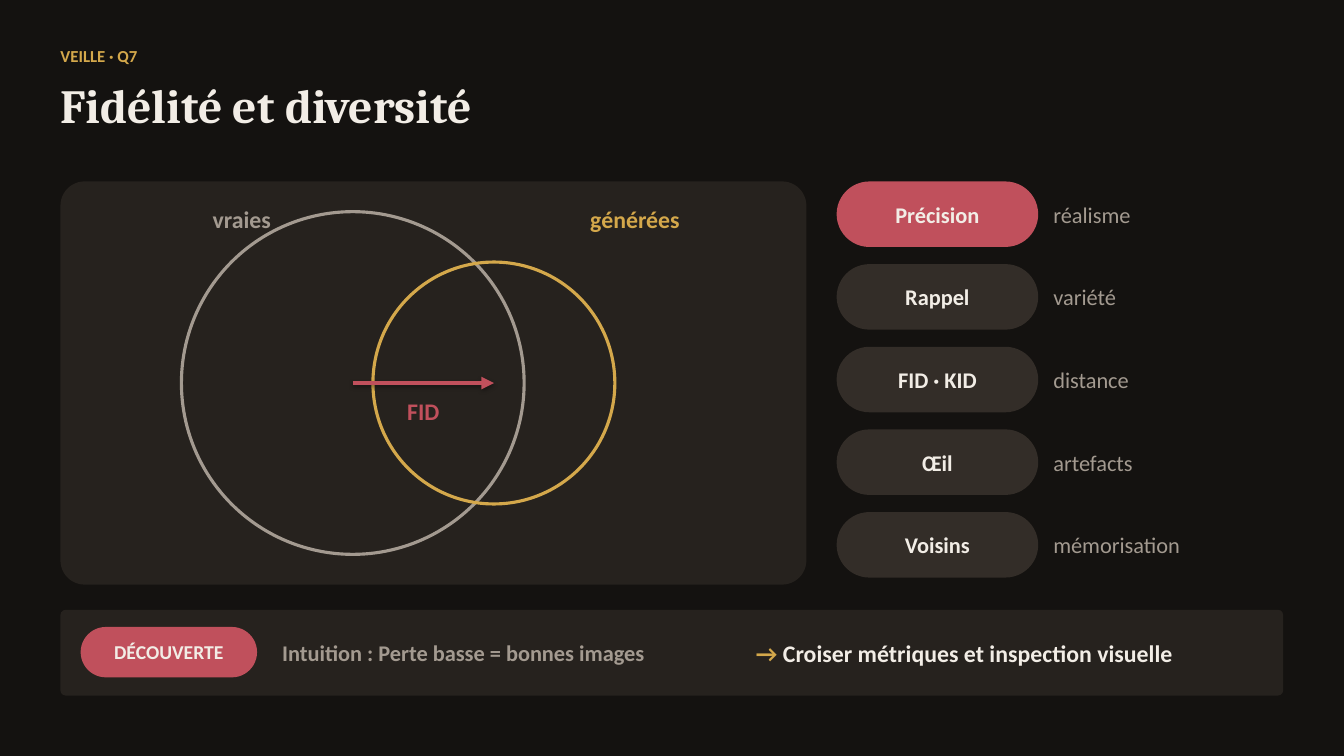
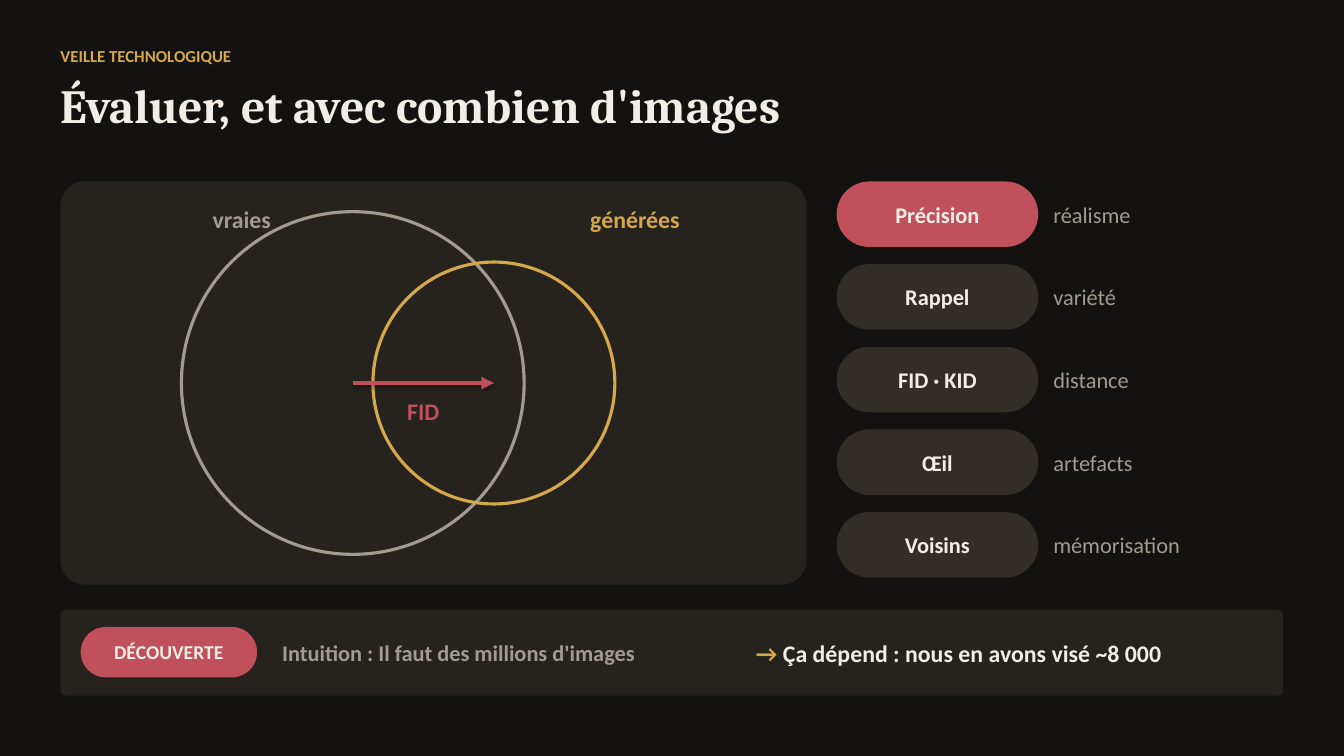
Before and after one commit to KAHINA-ABBAD/ganisme, a slide deck: slide 6 of reports/presentation/GANisme_sombre.pptx (slide 8 before the commit). Drawn at 1344x756 pixels with LibreOffice and Linux fonts; fonts in the diff are those of the drawing. Boxes give left, top, right and bottom in pixels: in the first picture for what was removed or moved away, otherwise in the second. Text is boxed around its words. In the diff, an @@ line names an element or a change of style, - is before the commit and + after.

```diff
--- a/reports/presentation/GANisme_sombre.pptx
+++ b/reports/presentation/GANisme_sombre.pptx
@@ text at (60, 51, 231, 64): text changed @@
-VEILLE · Q7
+VEILLE TECHNOLOGIQUE
@@ text at (60, 80, 780, 133): text changed @@
-Fidélité et diversité
+Évaluer, et avec combien d'images
@@ text at (282, 645, 634, 665): text changed @@
-Intuition : Perte basse = bonnes images
+Intuition : Il faut des millions d'images
@@ text at (783, 645, 1161, 666): text changed @@
-→ Croiser métriques et inspection visuelle
+→ Ça dépend : nous en avons visé ~8 000
```
Also in this commit, not shown: 20 other slides changed, 3 slides added, 24 slides removed, 16 other files.
